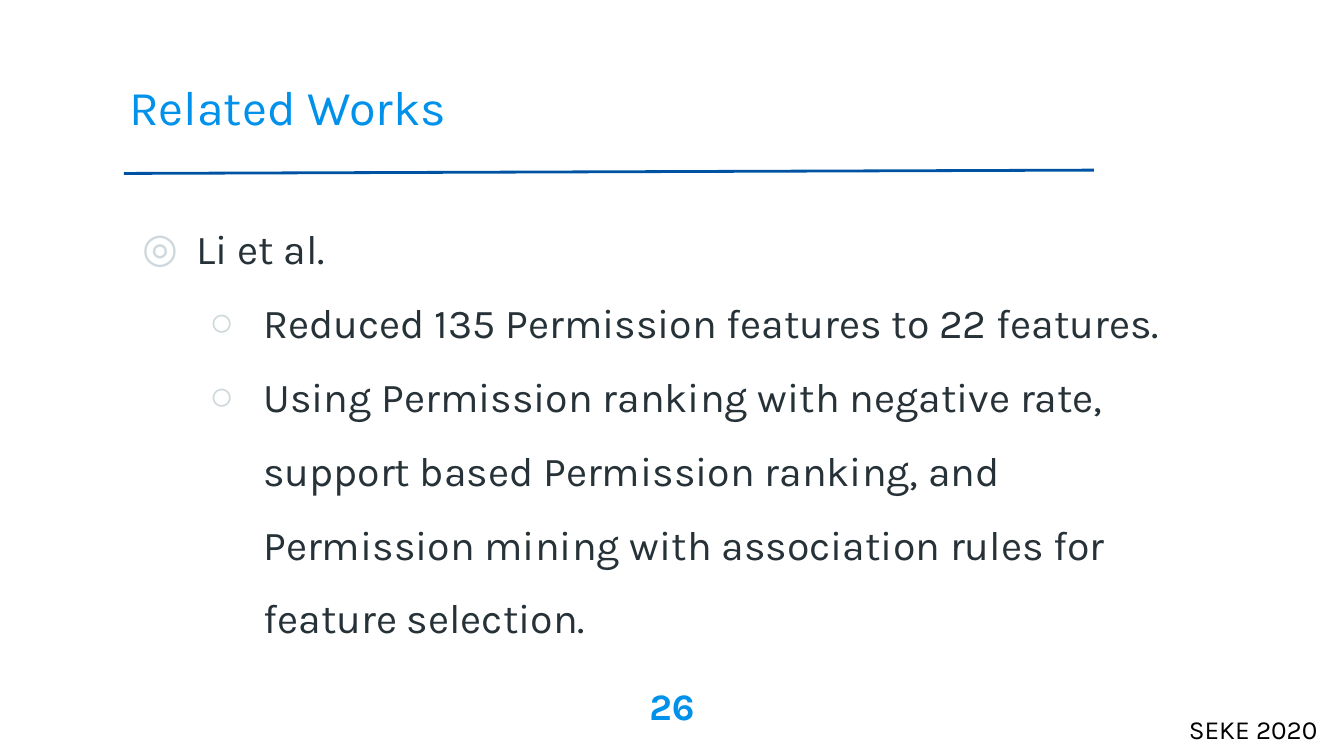
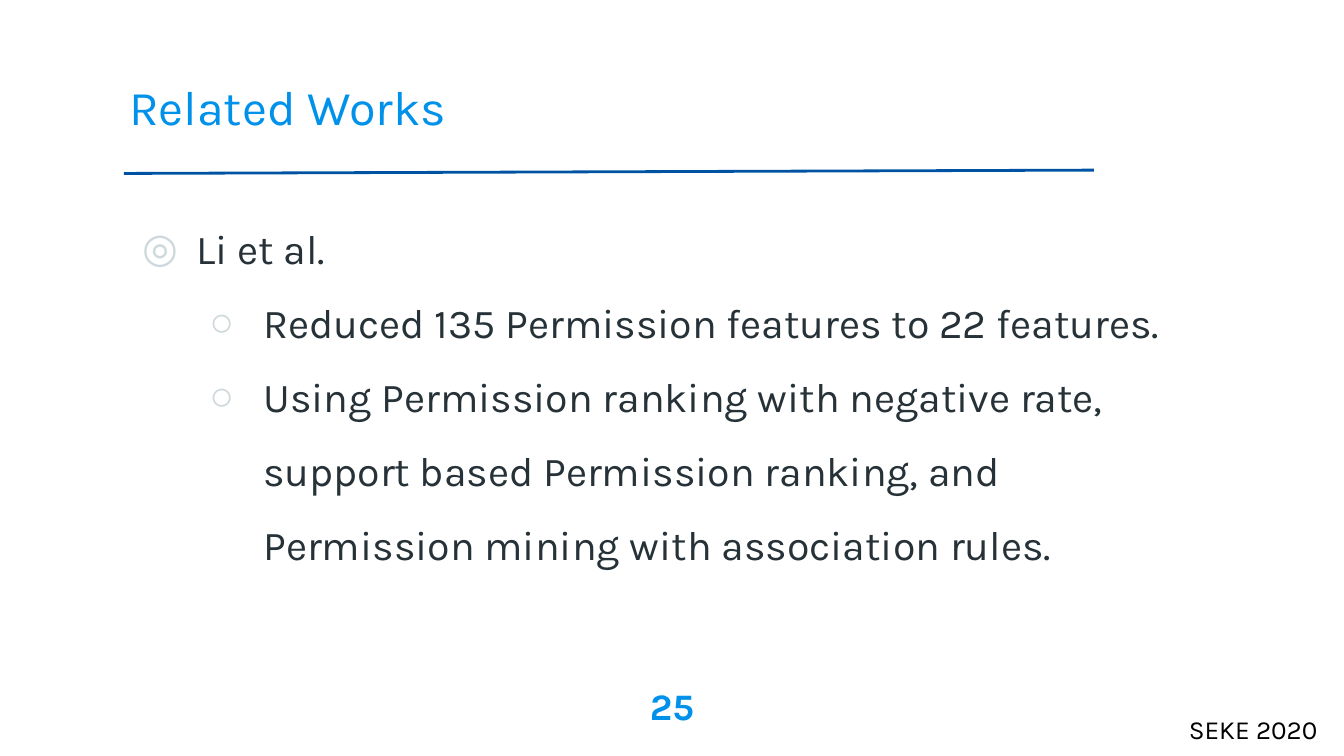
Before and after one commit to galib19/MS_Thesis, a slide deck: slide 25 of SEKE'20/paper143.ppt (slide 26 before the commit). Drawn at 1344x756 pixels with LibreOffice and Linux fonts; fonts in the diff are those of the drawing; background and template pictures are left out. Boxes give left, top, right and bottom in pixels: in the first picture for what was removed or moved away, otherwise in the second. Text is boxed around its words. In the diff, an @@ line names an element or a change of style, - is before the commit and + after.

```diff
--- a/SEKE'20/paper143.ppt
+++ b/SEKE'20/paper143.ppt
@@ text at <box>263,383,1102,570</box>: text changed @@
-  ○ Using Permission ranking with negative rate, support based Permission ranking, and Permission mining with association rules for feature selection.
+  ○ Using Permission ranking with negative rate, support based Permission ranking, and Permission mining with association rules.
@@ page number at <box>650,695,694,721</box>: text changed @@
-26
+25
```
Also in this commit, not shown: 9 other slides changed, 1 slide removed, 2 other files.
